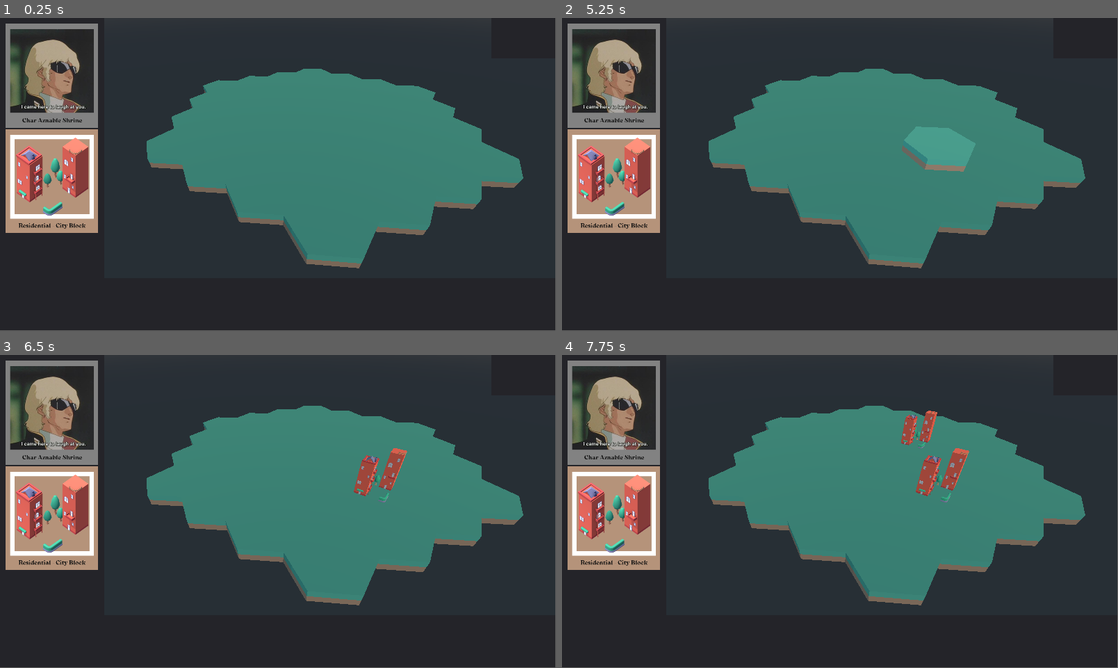
Above: before the commit, frames 1-4 (two rows, left to right).
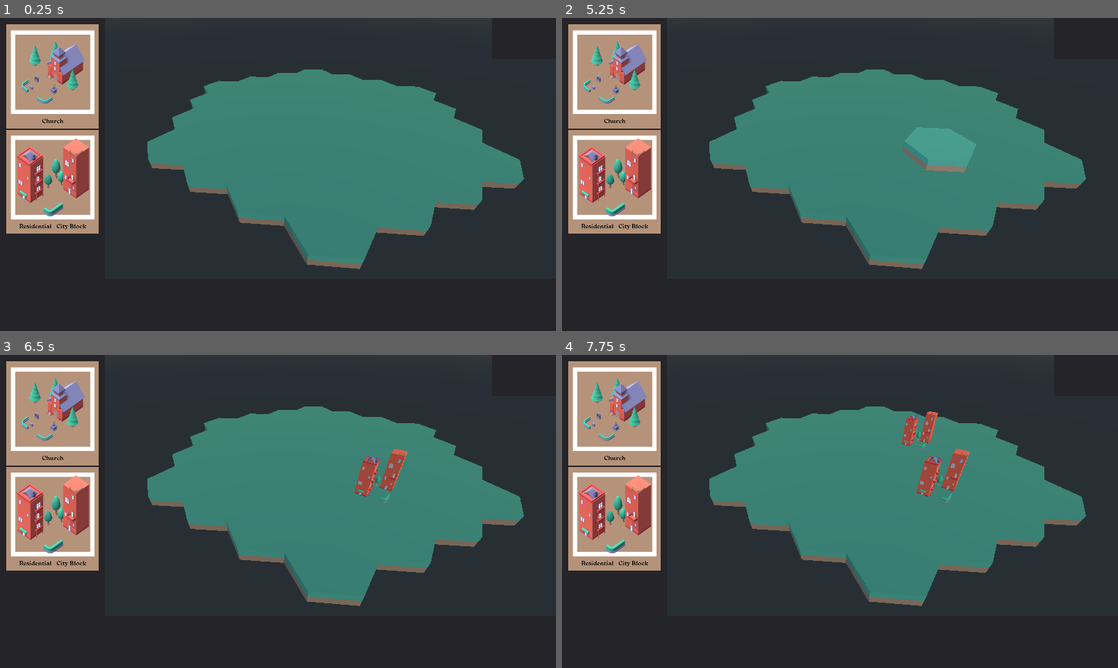
Above: after the commit, the same moments.

Repository: SudoCat/LDJAM51
Game: Godot game, scene res://scenes/grid.tscn
The game is run twice, just before and just after one commit, with the same random seed, the same clock (stepped at 60 frames per second) and the same inputs.
Inputs (mouse positions are in pixels of both pictures, inside the frame that each line leads up to):
- Up to frame 1 (0.25 s): no input
- Up to frame 2 (5.25 s): click (612, 74) at 0.5 s; click (612, 180) at 1.27 s; click (612, 74) at 2 s; click (612, 180) at 2.77 s; click (612, 74) at 3.5 s; click (612, 180) at 4.27 s; tap Enter at 5 s; move the mouse to (962, 158) at 5.02 s; click (962, 158) at 5.17 s
- Up to frame 3 (6.5 s): tap Space at 5.75 s; move the mouse to (166, 527) at 5.77 s; click (166, 527) at 5.92 s
- Up to frame 4 (7.75 s): tap Enter at 6.5 s; move the mouse to (895, 442) at 6.52 s; click (895, 442) at 6.67 s; tap Space at 7.25 s; move the mouse to (812, 574) at 7.27 s; click (812, 574) at 7.42 s
In our replay, the window is 799x449 before the commit and 800x450 after it. These sizes can differ from the game's own. Grey fills any space a smaller window leaves; there, only what the larger window draws over its background counts as a difference.

The runs differ from the first frame. In frame 1, 7.0% of the frame differs, in the area x 1-95%, y 1-81%; in frame 2, 7.1%; in frame 3, 7.3%; in frame 4, 7.5%.

Commit message:
Add church and bodega cards to deck

Diff:
--- a/actors/default.tres
+++ b/actors/default.tres
@@ -1,10 +1,11 @@
-[gd_resource type="Resource" load_steps=4 format=2]
+[gd_resource type="Resource" load_steps=5 format=2]
 
 [ext_resource path="res://resource_types/actor.gd" type="Script" id=1]
-[ext_resource path="res://cards/sample_card.tres" type="Resource" id=2]
+[ext_resource path="res://cards/bodega.tres" type="Resource" id=2]
 [ext_resource path="res://cards/residential_city.tres" type="Resource" id=3]
+[ext_resource path="res://cards/church.tres" type="Resource" id=4]
 
 [resource]
 script = ExtResource( 1 )
 name = ""
-deck = [ ExtResource( 2 ), ExtResource( 3 ) ]
+deck = [ ExtResource( 3 ), ExtResource( 2 ), ExtResource( 4 ) ]
--- /dev/null
+++ b/cards/bodega.tres
@@ -0,0 +1,11 @@
+[gd_resource type="Resource" load_steps=4 format=2]
+
+[ext_resource path="res://resource_types/card.gd" type="Script" id=1]
+[ext_resource path="res://cards/bodega.png" type="Texture" id=2]
+[ext_resource path="res://assets/bodega.glb" type="PackedScene" id=3]
+
+[resource]
+script = ExtResource( 1 )
+name = "Bodega"
+card_image = ExtResource( 2 )
+building = ExtResource( 3 )
--- /dev/null
+++ b/cards/church.tres
@@ -0,0 +1,11 @@
+[gd_resource type="Resource" load_steps=4 format=2]
+
+[ext_resource path="res://resource_types/card.gd" type="Script" id=1]
+[ext_resource path="res://cards/church.png" type="Texture" id=2]
+[ext_resource path="res://assets/church.glb" type="PackedScene" id=3]
+
+[resource]
+script = ExtResource( 1 )
+name = "church"
+card_image = ExtResource( 2 )
+building = ExtResource( 3 )
--- a/project.godot
+++ b/project.godot
@@ -64,6 +64,7 @@
 
 window/size/width=1920
 window/size/height=1080
+window/stretch/mode="viewport"
 window/stretch/aspect="keep"
 
 [gui]
Binary file added: cards/bodega.png
Not shown, added: cards/bodega.png.import
Binary file added: cards/church.png
Not shown, added: cards/church.png.import
Not shown, changed: cards/template.psd
